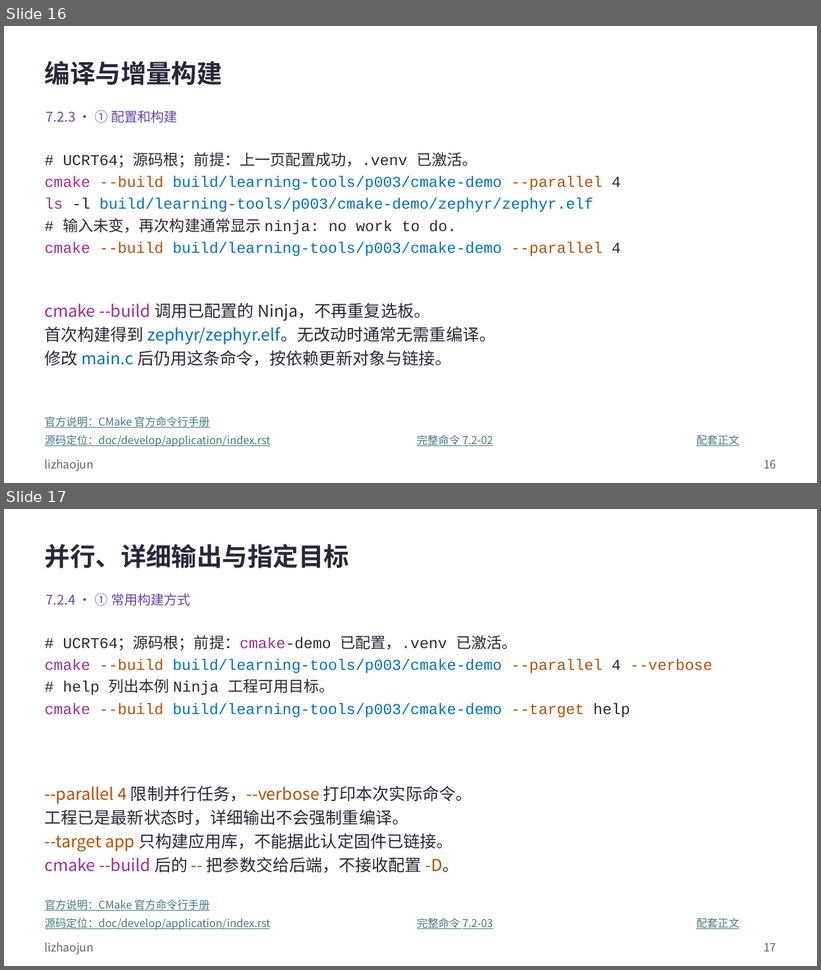
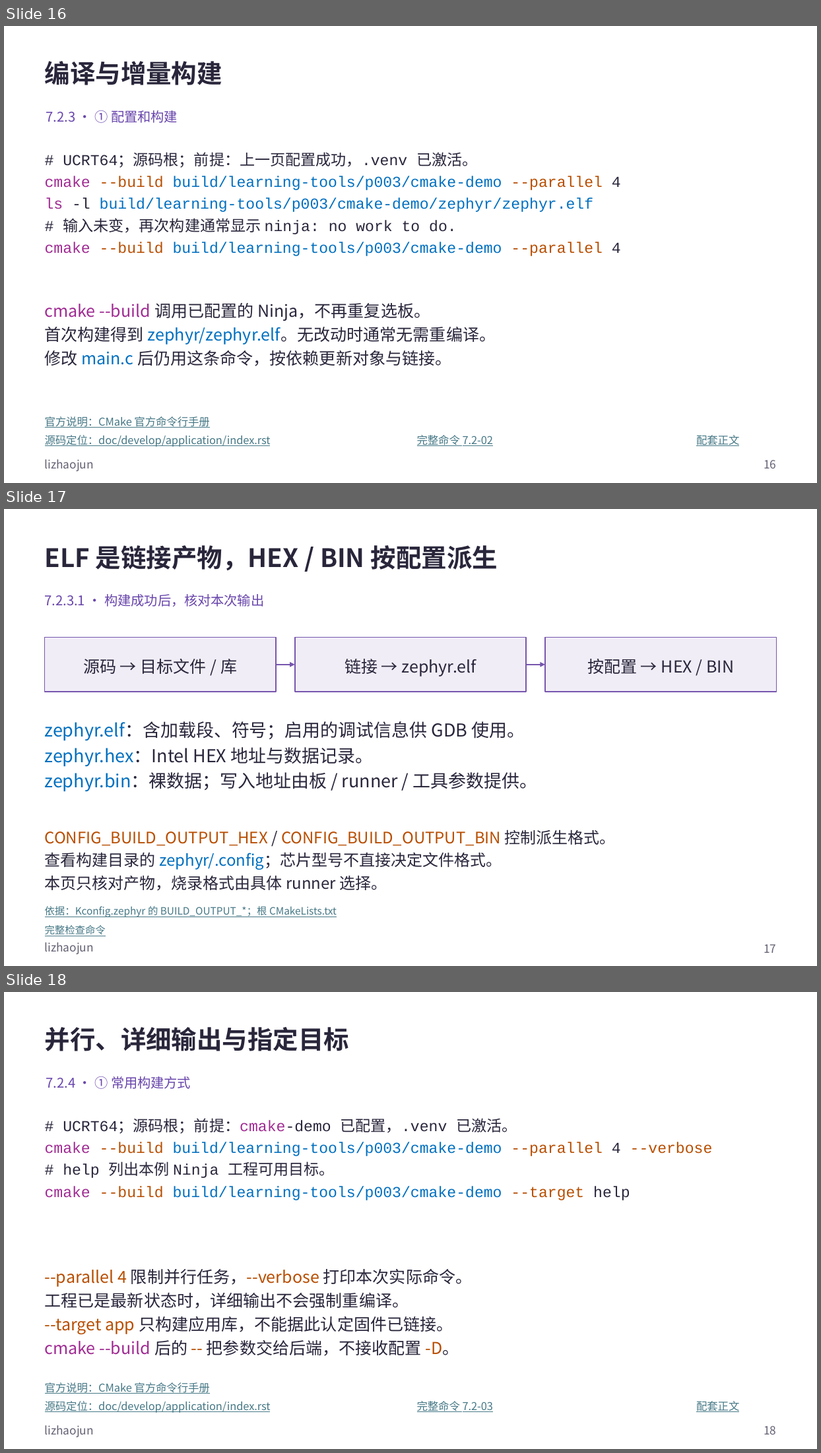
Before and after one commit to FormingSystem/zephyr_hc32f4a0, a slide deck: learning/P01_zephyr_make_project/slides/P007_Zephyr应用构建_Windows.pptx. Shown one above the other, each under a label of ours: slides 16 and 17 before the commit, slides 16, 17 and 18 after it. The pictures are 821x970 and 821x1453 pixels, drawn with LibreOffice and Linux fonts; fonts in the diff are those of the drawing. Boxes give left, top, right and bottom in pixels: in the first picture for what was removed or moved away, otherwise in the second. Text is boxed around its words. In the diff, an @@ line names an element or a change of style, - is before the commit and + after.

Commit message:
content(learning/build): 解释固件格式与HC32烧录选择
- 补充ELF链接产物与HEX、BIN派生配置的区别
- 说明HC32板配置和pyOCD格式选择，区分产物检查与烧录接入
- 同步P007、P011讲稿、Markdown、检查命令及开发说明

```diff
--- a/learning/P01_zephyr_make_project/slides/P007_Zephyr应用构建_Windows.pptx
+++ b/learning/P01_zephyr_make_project/slides/P007_Zephyr应用构建_Windows.pptx
@@ slide 17 added at (4,509,817,966), background #FFFFFF; not listed: 1 template element that a slide beside it also shows @@
@@ text added at (45,545,498,570), 30 pt, text #29263B, bold @@
+ELF 是链接产物，HEX / BIN 按配置派生
@@ text added at (45,594,264,607), 15.8 pt, text #6845AC @@
+7.2.3.1 · 构建成功后，核对本次输出
@@ rectangle added at (45,637,276,692), fill #F1EDF7, outline #7756AD 1.13 pt, 19.5 pt, text #29263B @@
+源码 → 目标文件 / 库
@@ rectangle added at (295,637,526,692), fill #F1EDF7, outline #7756AD 1.13 pt, 19.5 pt, text #29263B @@
+链接 → zephyr.elf
@@ rectangle added at (546,637,777,692), fill #F1EDF7, outline #7756AD 1.13 pt, 19.5 pt, text #29263B @@
+按配置 → HEX / BIN
@@ arrow added from (276, 665) to (295, 665), #7756AD 1.13 pt @@
@@ arrow added from (526, 665) to (546, 665), #7756AD 1.13 pt @@
@@ text added at (45,722,538,792), 21 pt, text #29263B @@
+zephyr.elf：含加载段、符号；启用的调试信息供 GDB 使用。
+zephyr.hex：Intel HEX 地址与数据记录。
+zephyr.bin：裸数据；写入地址由板 / runner / 工具参数提供。
@@ text added at (45,830,616,891), 18.8 pt, text #29263B @@
+CONFIG_BUILD_OUTPUT_HEX / CONFIG_BUILD_OUTPUT_BIN 控制派生格式。
+查看构建目录的 zephyr/.config；芯片型号不直接决定文件格式。
+本页只核对产物，烧录格式由具体 runner 选择。
@@ text added at (45,906,337,918), 12 pt, text #467886, underline @@
+依据：Kconfig.zephyr 的 BUILD_OUTPUT_*；根 CMakeLists.txt
@@ text added at (45,925,106,937), 12 pt, text #467886, underline @@
+完整检查命令
@@ page number added at (764,945,776,953), 13.5 pt, text #646173 @@
+17
@@ what was slide 17 is now slide 18 @@
@@ page number at (764,1426,776,1435): text changed @@
-17
+18
```
Also in this commit, not shown: 39 other files.
